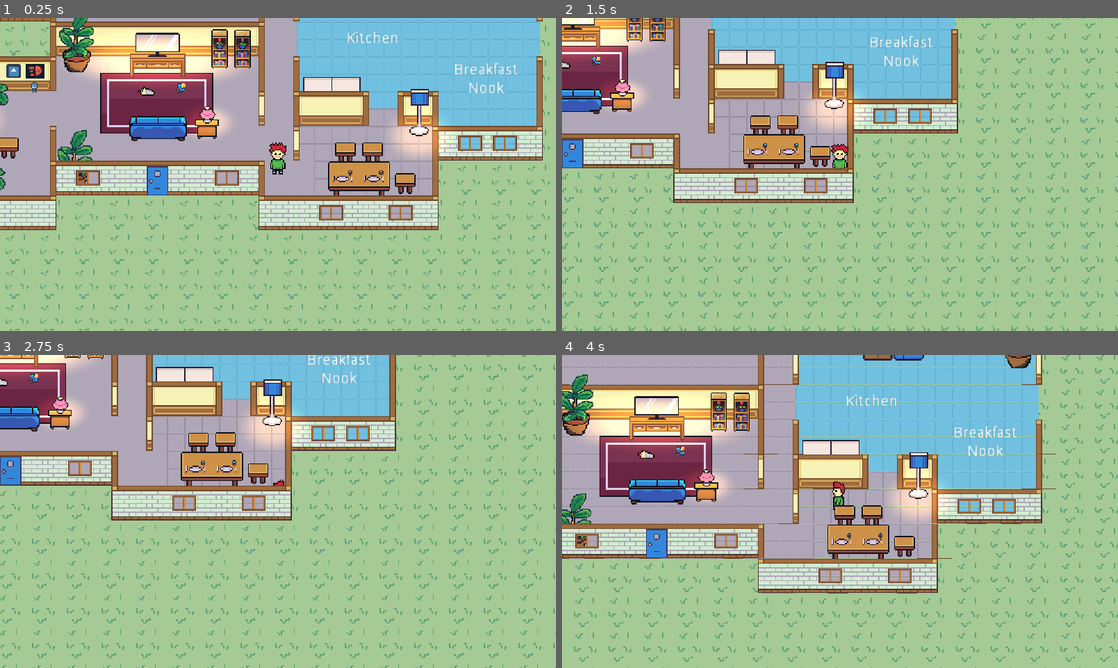
Above: before the commit, frames 1-4 (two rows, left to right).
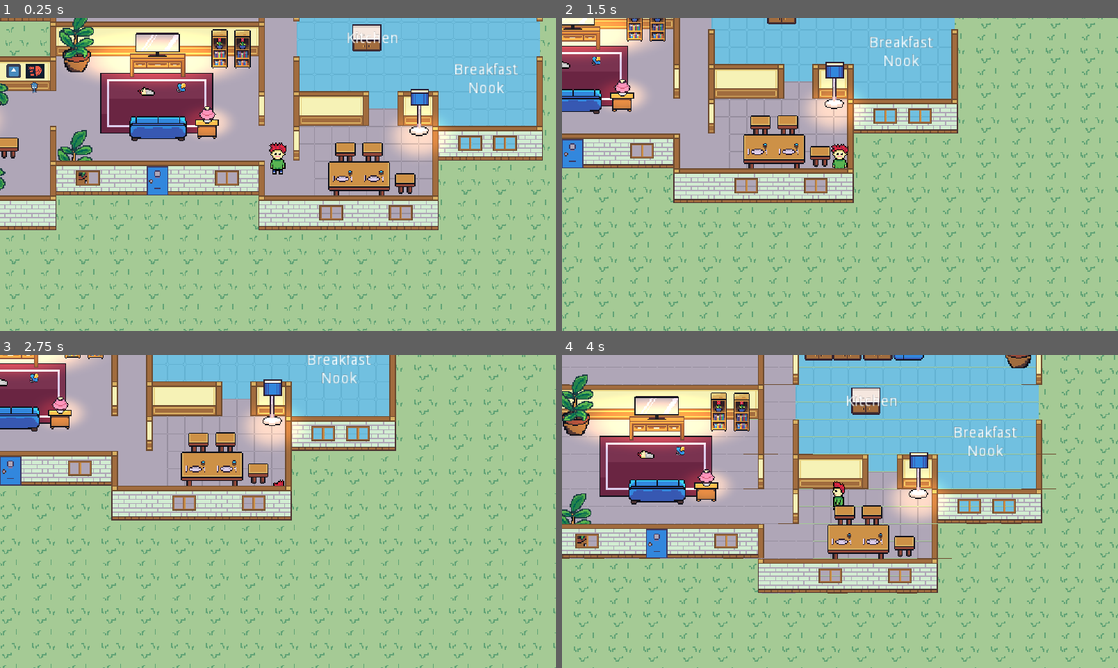
Above: after the commit, the same moments.

Repository: kevinms/godot-wild-jam-24
Game: Godot game, scene res://HouseV2.tscn
The game is run twice, just before and just after one commit, with the same random seed, the same clock (stepped at 60 frames per second) and the same inputs. This scene is started directly instead of the project's main scene. The engine's default icon, where the game draws it, is replaced by a stand-in: a white triangle on a blue panel in a dark square.
Inputs:
- Up to frame 1 (0.25 s): no input
- Up to frame 2 (1.5 s): tap Enter at 0.5 s; hold Right (ui_right) 0.53-1.28 s; hold Down (ui_down) from 1.28 s (still down)
- Up to frame 3 (2.75 s): tap Space at 2 s; release Down (ui_down) at 2.03 s; hold Right (ui_right) from 2.03 s (still down)
- Up to frame 4 (4 s): tap Enter at 2.75 s; release Right (ui_right) at 2.78 s; hold Up (ui_up) 2.78-3.53 s; tap Space at 3.5 s; hold Left (ui_left) from 3.53 s (still down)

The runs differ from the first frame. In frame 1, 0.9% of the frame differs, in the area x 54-69%, y 2-24%; in frame 2, 0.6%; in frame 3, 0.5%; in frame 4, 1.1%, in the area x 43-58%, y 0-32%.

Commit message:
Updates before sleep!

Diff:
--- a/GUI.tscn
+++ b/GUI.tscn
@@ -19,11 +19,11 @@
 margin_left = 4.0
 margin_top = 4.0
 margin_right = 508.0
-margin_bottom = 68.0
+margin_bottom = 36.0
 
 [node name="Bars" type="VBoxContainer" parent="HBoxContainer"]
 margin_right = 133.0
-margin_bottom = 64.0
+margin_bottom = 32.0
 
 [node name="Bar" type="HBoxContainer" parent="HBoxContainer/Bars"]
 margin_right = 133.0
@@ -55,11 +55,11 @@
 margin_left = 69.0
 margin_right = 133.0
 margin_bottom = 32.0
+value = 60.0
 texture_under = ExtResource( 4 )
-texture_over = ExtResource( 3 )
 texture_progress = ExtResource( 3 )
 
 [node name="Counters" type="HBoxContainer" parent="HBoxContainer"]
 margin_left = 137.0
 margin_right = 137.0
-margin_bottom = 64.0
+margin_bottom = 32.0
--- a/HouseV2.tscn
+++ b/HouseV2.tscn
@@ -29,6 +29,7 @@
 [ext_resource path="res://Furniture/Fridge.tscn" type="PackedScene" id=27]
 [ext_resource path="res://Furniture/KitchenSink.tscn" type="PackedScene" id=28]
 [ext_resource path="res://Furniture/KitchenCounter.tscn" type="PackedScene" id=29]
+[ext_resource path="res://GUI.tscn" type="PackedScene" id=30]
 
 [sub_resource type="TileSet" id=1]
 0/name = "floor-tiles-v2.png 0"
@@ -404,6 +405,13 @@
 [node name="Camera2D" type="Camera2D" parent="YSort/Player"]
 current = true
 
+[node name="GUI" parent="YSort/Player/Camera2D" instance=ExtResource( 30 )]
+visible = false
+margin_left = -255.212
+margin_top = -142.111
+margin_right = -110.212
+margin_bottom = -102.111
+
 [node name="Light2D" type="Light2D" parent="YSort"]
 position = Vector2( 176.572, 100.274 )
 scale = Vector2( 3.97974, 1.19865 )
@@ -526,10 +534,13 @@
 position = Vector2( 380.071, 42.1169 )
 
 [node name="KitchenCounter" parent="YSort" instance=ExtResource( 29 )]
-position = Vector2( 349.549, 140.037 )
+position = Vector2( 351.437, 41.8741 )
+
+[node name="KitchenCounter3" parent="YSort" instance=ExtResource( 29 )]
+position = Vector2( 368.662, 91.6634 )
 
 [node name="KitchenCounter2" parent="YSort" instance=ExtResource( 29 )]
-position = Vector2( 323.518, 140.04 )
+position = Vector2( 325.406, 41.8771 )
 
 [node name="Label" type="Label" parent="."]
 margin_left = 127.542
Not shown: 1 places in HouseV2.tscn that only renumber resources
